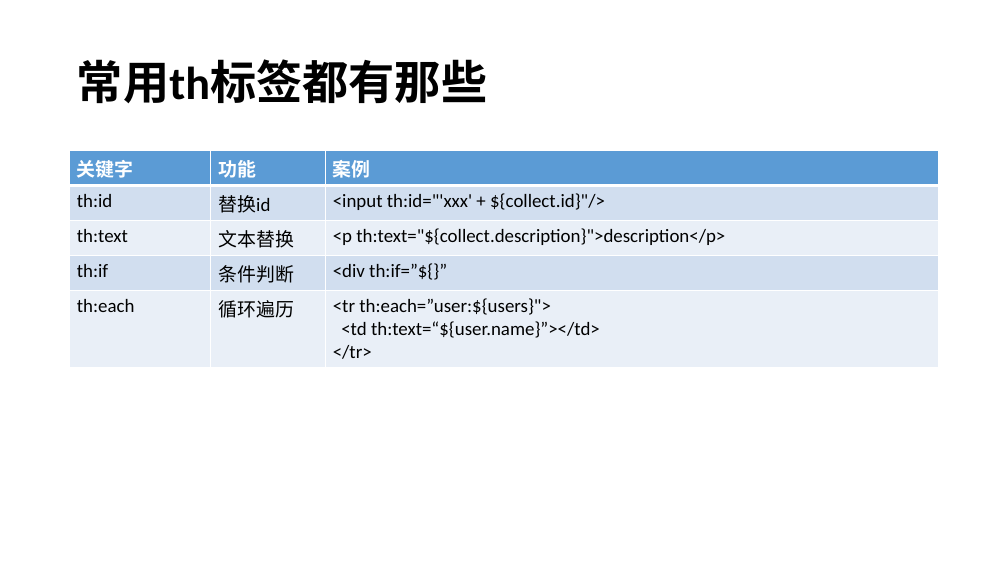
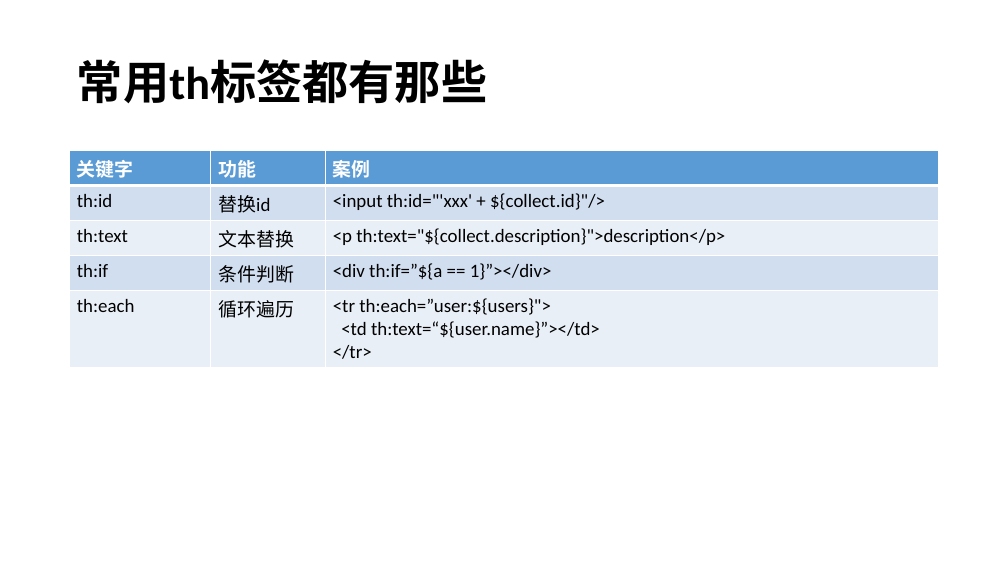
Before and after one commit to airuitian/MicroService, a slide deck: slide 9 of springboot/SpringBoot-4.pptx. Drawn at 1008x567 pixels with LibreOffice and Linux fonts; fonts in the diff are those of the drawing. Boxes give left, top, right and bottom in pixels: in the first picture for what was removed or moved away, otherwise in the second. Text is boxed around its words. In the diff, an @@ line names an element or a change of style, - is before the commit and + after.

```diff
--- a/springboot/SpringBoot-4.pptx
+++ b/springboot/SpringBoot-4.pptx
@@ table at bbox=[70, 151, 938, 363] @@
-row 4, column 3: <div th:if=”${}”
+row 4, column 3: <div th:if=”${a == 1}”></div>
```
Also in this commit, not shown: 3 slides added, 1 slide removed, 5 other files.
